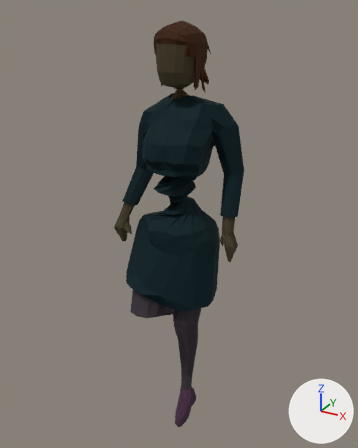
The Blender file Models/Characters/Female Adult/Player.blend, before and after one commit.
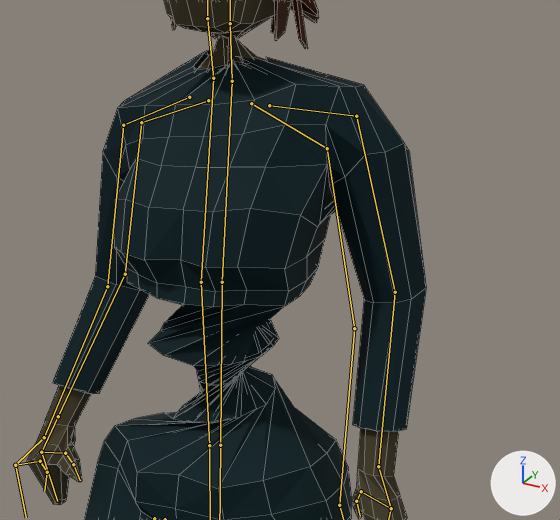
Each version is shown whole from a 50 mm lens placed at (0.879, -1.554, 1.645), pointed at (-0.004, 0.051, 0.843), then close up on the part from 29% to 80% of the width and 17% to 55% of the height. Arrows for +X, +Y and +Z are at lower right; the lights stay in place. Both versions are drawn at frame 9 of the action 'Walk'; the numbers are the values there. The bones that bend it are drawn over the model as lines in the close-ups. The close-ups show mesh edges as thin lines.

In view in the first close-up: 'FemaleAdult.Player.Skirt.Textured.Rigged'.
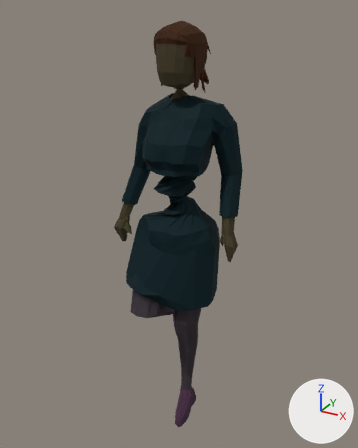
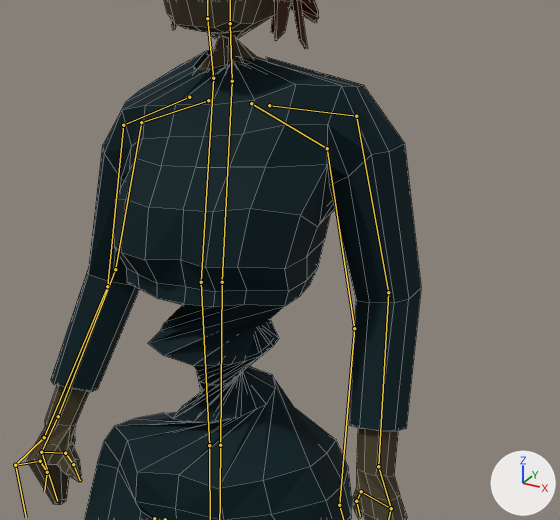
What differs and where, as boxes [x1, y1, x2, y2] in the close-ups (560 x 520 px):
'FemaleAdult.Player.Skirt.Textured.Rigged', posed
    before: [27, 0, 426, 520]
    after: [27, 0, 421, 520]

What the commit changed:
Bone 'Arm.Pol.L' (bone_arm_pol_l) moves from (0.076, 0.205, -0.03) to (-0.004, 0.238, 0.004).
Bone 'Arm.Pol.R' (bone_arm_pol_r) moves from (0.075, -0.011, -0.058) to (-0.006, 0.242, -0.163).
